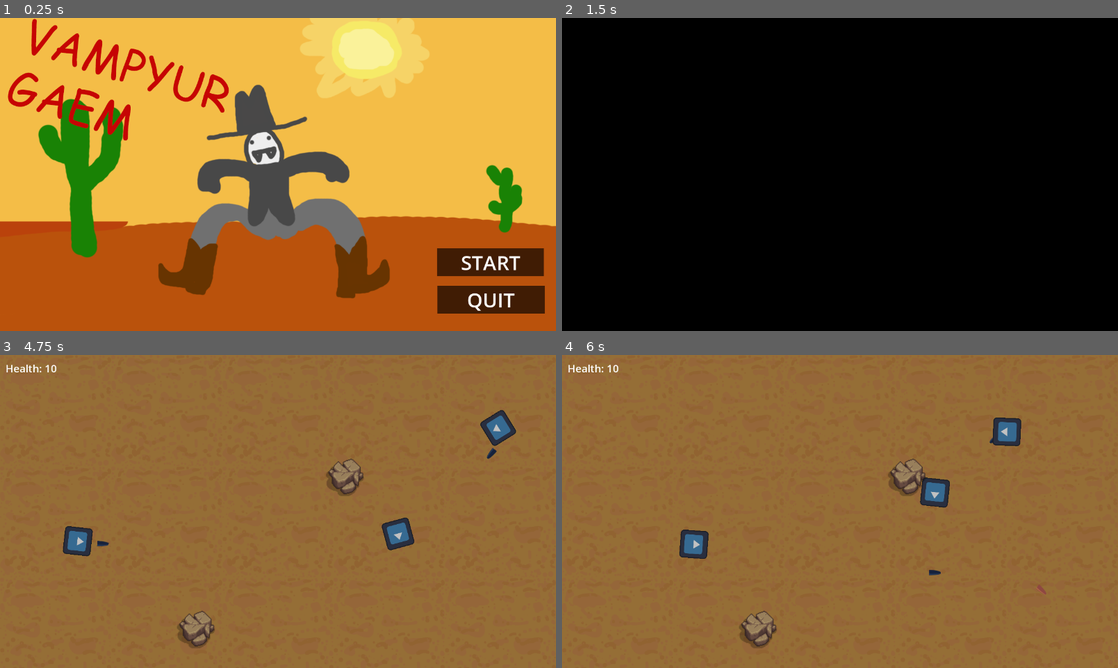
Above: before the commit, frames 1-4 (two rows, left to right).
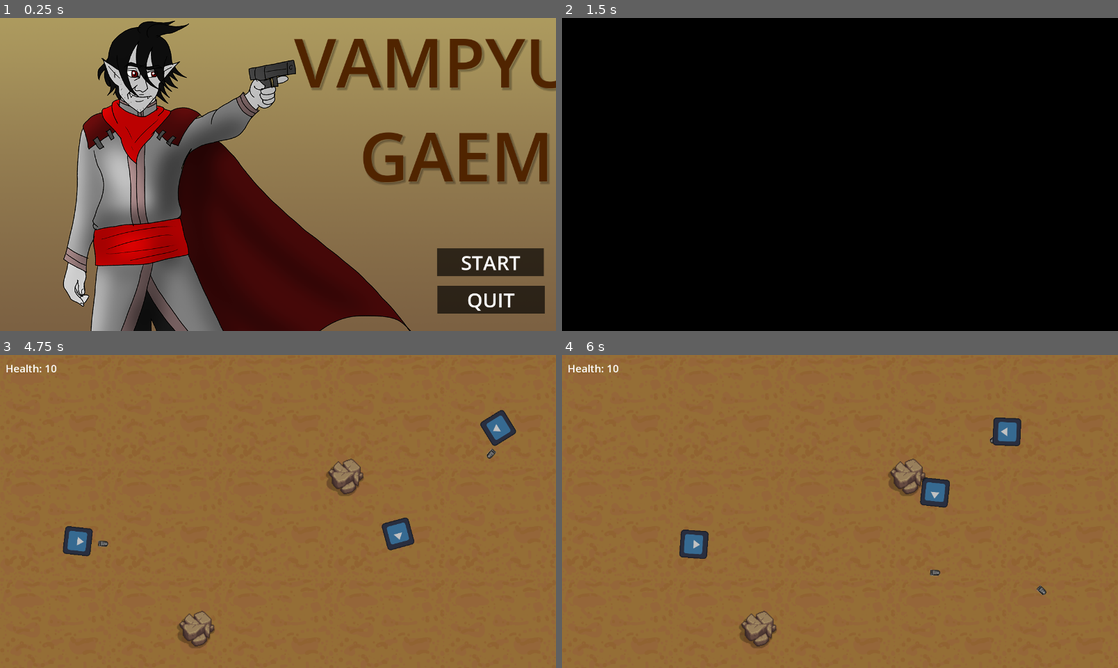
Above: after the commit, the same moments.

Repository: Nevakanezah/project-solar
Game: Godot game, scene res://Scenes/main_menu.tscn
Two runs of this game, one before a commit and one after it. Both use one fixed random seed, a clock stepped at 60 frames per second and the inputs below. The engine's default icon, where the game draws it, is replaced by a stand-in: a white triangle on a blue panel in a dark square.
Inputs (mouse positions are in pixels of both pictures, inside the frame that each line leads up to):
- Up to frame 1 (0.25 s): no input
- Up to frame 2 (1.5 s): click "START" at 0.5 s; click "START" at 1.25 s
- Up to frame 3 (4.75 s): tap Enter at 2 s; move the mouse to (400, 495) at 2.02 s; press the mouse at (400, 495) at 2.03 s; hold D (right) 2.03-2.78 s; move the mouse to (166, 527) at 2.77 s; release the mouse at (166, 527) at 2.78 s; hold S (down) 2.78-3.53 s; click (166, 527) at 2.85 s; move the mouse to (333, 442) at 3.52 s; press the mouse at (333, 442) at 3.53 s; hold D (right) 3.53-4.28 s; move the mouse to (250, 574) at 4.27 s; release the mouse at (250, 574) at 4.28 s; hold W (up) from 4.28 s (still down); click (250, 574) at 4.35 s
- Up to frame 4 (6 s): move the mouse to (1006, 558) at 5.02 s; release W (up) at 5.03 s; press the mouse at (1006, 558) at 5.03 s; hold A (left) from 5.03 s (still down); move the mouse to (673, 464) at 5.77 s; release the mouse at (673, 464) at 5.78 s; click (673, 464) at 5.85 s

The runs differ from the first frame. In frame 1, 96% of the frame differs, in the area x 0-100%, y 0-100%; in frame 2, nothing differs; in frame 3, less than 0.1%; in frame 4, less than 0.1%.

Commit message:
This should have been multiple commits - Adds most of the art - Implements bullet particles on-hit - Implements the right art for bullet sprites and title card - Adds global groups for player, enemy, and obstacle. Currently unused.

Diff:
--- a/Objects/Scenes/bullet.tscn
+++ b/Objects/Scenes/bullet.tscn
@@ -1,7 +1,7 @@
 [gd_scene load_steps=6 format=3 uid="uid://goqft4e6du1x"]
 
 [ext_resource type="Script" path="res://Scenes/Scripts/bullet.gd" id="1_dbb0s"]
-[ext_resource type="Texture2D" uid="uid://dtu0btt58uck" path="res://Assets/Art/Sprite/small_bullet2.png" id="2_6fxja"]
+[ext_resource type="Texture2D" uid="uid://baud5y6v1qwb2" path="res://Assets/Art/Sprite/bullet copy.png" id="2_ccofk"]
 [ext_resource type="PackedScene" uid="uid://ernvkvuh6727" path="res://Util/hitbox_component.tscn" id="3_uoptv"]
 
 [sub_resource type="RectangleShape2D" id="RectangleShape2D_fs7q4"]
@@ -22,11 +22,10 @@
 disabled = true
 
 [node name="Sprite2D" type="Sprite2D" parent="."]
-rotation = 1.5708
-scale = Vector2(0.8, 2)
-texture = ExtResource("2_6fxja")
+texture = ExtResource("2_ccofk")
+offset = Vector2(1.23, 1.43)
 region_enabled = true
-region_rect = Rect2(0, 0, 16, 13.4269)
+region_rect = Rect2(0, 0, 32, 32)
 
 [node name="HitboxComponent" parent="." instance=ExtResource("3_uoptv")]
 collision_layer = 2
@@ -36,3 +35,24 @@
 rotation = 1.5708
 shape = SubResource("CapsuleShape2D_x5eed")
 debug_color = Color(0.968462, 0.159615, 0.204928, 0.42)
+
+[node name="ImpactParticles" type="CPUParticles2D" parent="."]
+z_index = 1
+z_as_relative = false
+emitting = false
+amount = 20
+lifetime = 0.5
+one_shot = true
+explosiveness = 0.88
+lifetime_randomness = 0.75
+local_coords = true
+emission_shape = 1
+emission_sphere_radius = 3.59
+spread = 35.0
+gravity = Vector2(0, 0)
+initial_velocity_min = 300.0
+initial_velocity_max = 300.0
+angular_velocity_max = 720.0
+scale_amount_min = 3.0
+scale_amount_max = 3.0
+color = Color(0, 0, 0, 0.00392157)
--- a/Objects/Scenes/enemy.tscn
+++ b/Objects/Scenes/enemy.tscn
@@ -12,7 +12,7 @@
 [sub_resource type="RectangleShape2D" id="RectangleShape2D_fivnt"]
 size = Vector2(64, 64)
 
-[node name="Enemy" type="CharacterBody2D"]
+[node name="Enemy" type="CharacterBody2D" groups=["Enemy"]]
 collision_layer = 4
 collision_mask = 12
 script = ExtResource("1_xwkit")
--- a/Objects/Scenes/obstacle.tscn
+++ b/Objects/Scenes/obstacle.tscn
@@ -11,7 +11,7 @@
 [sub_resource type="RectangleShape2D" id="RectangleShape2D_my1b6"]
 size = Vector2(68, 68)
 
-[node name="Obstacle" type="StaticBody2D"]
+[node name="Obstacle" type="StaticBody2D" groups=["Obstacle"]]
 collision_layer = 8
 collision_mask = 7
 script = ExtResource("1_sbwpf")
--- a/Player/Scripts/player_weapon.gd
+++ b/Player/Scripts/player_weapon.gd
@@ -46,7 +46,6 @@
 		var spawned_bullet := bullet_scene.instantiate()
 
 		spawned_bullet.is_enemy = false
-		spawned_bullet.get_node("Sprite2D").texture = load("res://Assets/Art/Sprite/small_bullet3.png")
 		projectiles.add_child(spawned_bullet)
 		spawned_bullet.global_position = firing_position.global_position
 		spawned_bullet.rotation = aim_direction.angle()
--- a/Player/player.tscn
+++ b/Player/player.tscn
@@ -24,7 +24,7 @@
 scale = Vector2(0.5, 0.5)
 texture = ExtResource("2_gojew")
 
-[node name="HealthComponent" parent="." node_paths=PackedStringArray("hurtbox") groups=["GlobalPlayerEvents", "Player"] instance=ExtResource("3_r2k1o")]
+[node name="HealthComponent" parent="." node_paths=PackedStringArray("hurtbox") groups=["GlobalPlayerEvents"] instance=ExtResource("3_r2k1o")]
 hurtbox = NodePath("../HurtboxComponent")
 receives_grace_time = true
 
--- a/Scenes/Scripts/bullet.gd
+++ b/Scenes/Scripts/bullet.gd
@@ -38,8 +38,33 @@
 	if lifespan <= 0.0:
 		queue_free()
 
-func _on_target_hit():
+func _on_target_hit(victim : CollisionObject2D):
 	current_pierce_count += 1
+	var particle_colour : Color
+
+	match victim.collision_layer:
+		1: # Player
+			particle_colour = Color(0.349, 0.196, 0.196)
+		4:  # Enemy
+			particle_colour = Color(0.459, 0.075, 0.086)
+		8: # Obstacle
+			particle_colour = Color(0.533, 0.267, 0.031)
+		_: # Default
+			particle_colour = Color(0, 0, 0, 0.004)
+	#if victim.is_in_group("Player"):
+		#particle_colour.hex(593232)
+	#elif victim.is_in_group("Enemy"):
+		#particle_colour.hex(751316)
+	#elif victim.is_in_group("Obstacle"):
+		#particle_colour.hex(884408)
+	#else:
+		#particle_colour.hex(00000001)
+
+	$ImpactParticles.color = particle_colour
+	$ImpactParticles.emitting = true
+	$HitboxComponent.active = false
+	$Sprite2D.visible = false
 
 	if current_pierce_count >= max_pierce:
+		await get_tree().create_timer(.3).timeout
 		queue_free()
--- a/Scenes/Scripts/main_menu.gd
+++ b/Scenes/Scripts/main_menu.gd
@@ -4,26 +4,29 @@
 
 func _init():
 	# Disable buttons until we're ready to use them
-	for child in get_children():
-		if is_instance_of(child, TextureButton):
-			child.disabled = true
+	_disable_buttons()
 
 # Called when the node enters the scene tree for the first time.
 func _ready():
 	# Enable buttons
-	for child in get_children():
-		if is_instance_of(child, TextureButton):
-			child.disabled = false
+	_enable_buttons()
 
 func _on_start_button_pressed():
 	var next_scene = load("res://Scenes/level.tscn")
 	SceneTransition.transition_to(next_scene)
 	GlobalSoundManager.play_hurt()
-
-
-func _on_exit_button_pressed():
-	get_tree().quit()
+	_disable_buttons()
 
 
 func _on_quit_button_pressed():
-	pass # Replace with function body.
+	get_tree().quit()
+
+func _disable_buttons() -> void:
+	for child in get_children():
+		if is_instance_of(child, TextureButton):
+			child.disabled = true
+
+func _enable_buttons() -> void:
+	for child in get_children():
+		if is_instance_of(child, TextureButton):
+			child.disabled = false
--- a/Scenes/main_menu.tscn
+++ b/Scenes/main_menu.tscn
@@ -1,8 +1,8 @@
-[gd_scene load_steps=9 format=3 uid="uid://b0ngw6rle4cbk"]
+[gd_scene load_steps=11 format=3 uid="uid://b0ngw6rle4cbk"]
 
 [ext_resource type="Script" path="res://Scenes/Scripts/main_menu.gd" id="1_jckcn"]
 [ext_resource type="AudioStream" uid="uid://b0jprx0jaqbfy" path="res://Assets/Audio/Music/good_vlad_ugly_loop_130bmp_4_4_upgrade_menu.wav" id="2_48s6k"]
-[ext_resource type="Texture2D" uid="uid://d0w68dlts6ljw" path="res://Assets/Art/titlePlaceholder.png" id="2_sfdtl"]
+[ext_resource type="Texture2D" uid="uid://bos8wsompsavi" path="res://Assets/Art/Title Card.png" id="2_rki4v"]
 
 [sub_resource type="Gradient" id="Gradient_rqjq0"]
 colors = PackedColorArray(0, 0, 0, 0.654902, 0, 0, 0, 0.654902)
@@ -22,6 +22,17 @@
 gradient = SubResource("Gradient_rqjq0")
 fill_to = Vector2(0, 1)
 
+[sub_resource type="SystemFont" id="SystemFont_a6k1w"]
+font_names = PackedStringArray("Carnivalee Freakshow")
+
+[sub_resource type="LabelSettings" id="LabelSettings_x21tk"]
+font = SubResource("SystemFont_a6k1w")
+font_size = 156
+font_color = Color(0.311727, 0.140921, 0, 1)
+shadow_size = 11
+shadow_color = Color(0, 0, 0, 0.168627)
+shadow_offset = Vector2(4.505, 4.075)
+
 [node name="MainMenu" type="Control"]
 layout_mode = 3
 anchors_preset = 15
@@ -38,13 +49,15 @@
 anchor_bottom = 1.0
 grow_horizontal = 2
 grow_vertical = 2
-texture = ExtResource("2_sfdtl")
+texture = ExtResource("2_rki4v")
 
 [node name="Menu" type="TextureRect" parent="."]
+layout_mode = 0
 offset_right = 40.0
 offset_bottom = 40.0
 
 [node name="StartButton" type="TextureButton" parent="Menu"]
+layout_mode = 0
 offset_left = 1006.0
 offset_top = 530.0
 offset_right = 1252.0
@@ -63,6 +76,7 @@
 vertical_alignment = 1
 
 [node name="QuitButton" type="TextureButton" parent="Menu"]
+layout_mode = 0
 offset_left = 1007.0
 offset_top = 616.0
 offset_right = 1254.0
@@ -71,6 +85,7 @@
 stretch_mode = 0
 
 [node name="Label" type="Label" parent="Menu/QuitButton"]
+layout_mode = 0
 offset_left = 2.0
 offset_right = 245.0
 offset_bottom = 65.0
@@ -84,5 +99,16 @@
 autoplay = true
 bus = &"Music"
 
+[node name="Label" type="Label" parent="."]
+layout_mode = 0
+offset_left = 677.0
+offset_top = -7.0
+offset_right = 1270.0
+offset_bottom = 446.0
+text = "VAMPYUR
+GAEM"
+label_settings = SubResource("LabelSettings_x21tk")
+horizontal_alignment = 1
+
 [connection signal="pressed" from="Menu/StartButton" to="." method="_on_start_button_pressed"]
 [connection signal="pressed" from="Menu/QuitButton" to="." method="_on_quit_button_pressed"]
--- a/Util/Components/HitboxComponent.gd
+++ b/Util/Components/HitboxComponent.gd
@@ -3,17 +3,18 @@
 
 # Hitbox component for bullets. This hits a target's hurtbox on contact.
 
-signal hit_target
+signal hit_target(victim : CollisionObject2D)
 
+@export var active = true
 @onready var bullet : Bullet = get_owner()
 
 func _ready() -> void:
 	area_entered.connect(_on_area_entered)
 
 func _on_area_entered(area: Area2D):
-	if area is HurtboxComponent:
+	if active and area is HurtboxComponent:
 		var attack := Attack.new()
 		attack.damage = bullet.damage
 		area.damage(attack)
 
-		hit_target.emit()
+		hit_target.emit(area.get_parent())
--- a/project.godot
+++ b/project.godot
@@ -39,6 +39,9 @@
 [global_group]
 
 GlobalPlayerEvents=""
+Player=""
+Enemy=""
+Obstacle=""
 
 [input]
 
Binary file added: Assets/Art/Hats/hat default copy.png
Not shown, added: Assets/Art/Hats/hat default copy.png.import
Binary file added: Assets/Art/Hats/hat large copy.png
Not shown, added: Assets/Art/Hats/hat large copy.png.import
Binary file added: Assets/Art/Hats/hat muedium copy.png
Not shown, added: Assets/Art/Hats/hat muedium copy.png.import
Binary file added: Assets/Art/Hats/hat small copy.png
Not shown, added: Assets/Art/Hats/hat small copy.png.import
Binary file added: Assets/Art/Object/barell copy.png
Not shown, added: Assets/Art/Object/barell copy.png.import
Binary file added: Assets/Art/Object/bush 1 copy.png
Not shown, added: Assets/Art/Object/bush 1 copy.png.import
(and 81 more such lines)
